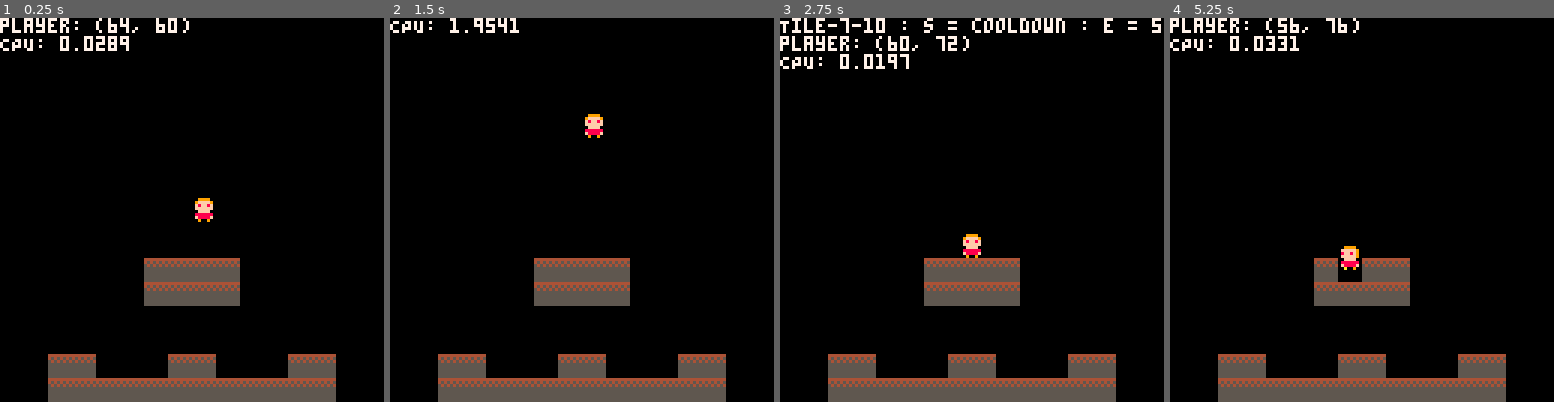
Above: before the commit, frames 1-4 (left to right).
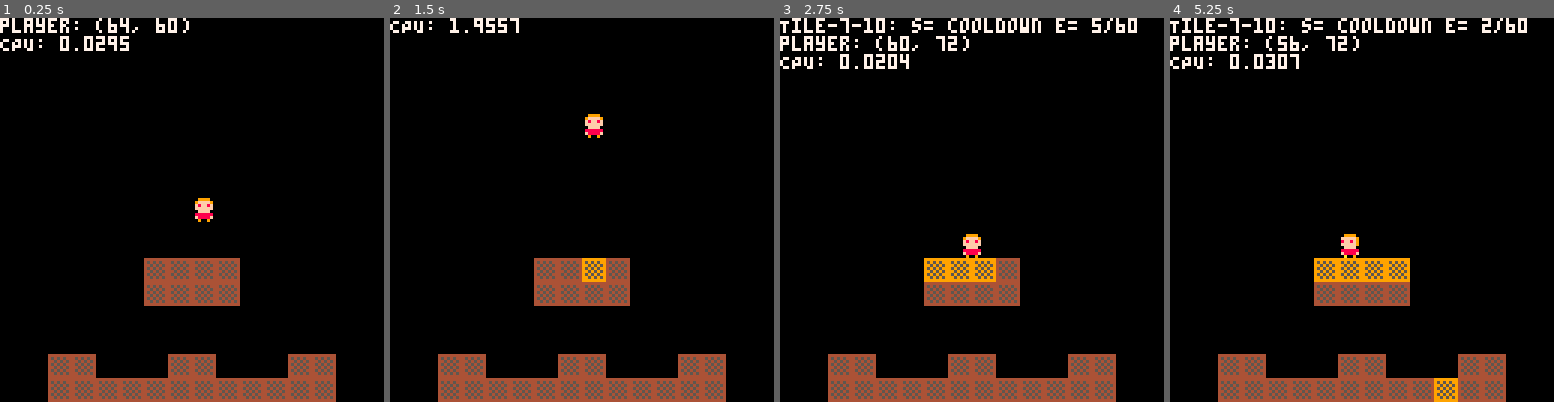
Above: after the commit, the same moments.

Repository: millwardesque/sizzle
Game: PICO-8 cartridge sizzle.p8
The game is run twice, just before and just after one commit, with the same random seed, the same clock (stepped at 60 frames per second) and the same inputs.
Inputs:
- Up to frame 1 (0.25 s): no input
- Up to frame 2 (1.5 s): tap O (Z key) at 0.33, 0.7, 1.43 s
- Up to frame 3 (2.75 s): hold Left 1.97-2.37 s; tap O (Z key) at 2.22 s; hold Down from 2.42 s (still down)
- Up to frame 4 (5.25 s): release Down at 2.82 s; hold Right 2.87-3.53 s; tap O (Z key) at 3.1, 3.98, 4.87 s; hold Up 3.58-4.08 s; hold Right 4.13-4.53 s; hold Down 4.58-5.08 s; hold Left from 5.13 s (still down)

The runs differ from the first frame. In frame 1, 4.8% of the frame differs, in the area x 12-88%, y 5-100%; in frame 2, 4.9%; in frame 3, 6.1%; in frame 4, 8.2%, in the area x 0-93%, y 0-100%.

Commit message:
Added warmup/cooldown UI.

Diff:
--- a/game.lua
+++ b/game.lua
@@ -208,26 +208,33 @@
 --
 -- Creates a timer for a single tile
 --
-function make_tile(name, cell_x, cell_y, max_duration)
+function make_tile(name, cell_x, cell_y, max_duration, cooldown_rate, warmup_rate)
 	local t = make_game_object(name, 0, 0)
 	t.state = 'idle'
 	t.elapsed = 0
 	t.max_duration = max_duration
+	t.cooldown_rate = cooldown_rate
+	t.warmup_rate = warmup_rate
 	t.cell_x = cell_x
 	t.cell_y = cell_y
+	t.sprites = {16, 17, 18}
 
 	t.update = function(self)
+		elapsed_changed = false
+
 		if self.state == 'idle' then
 			-- Do nothing.
 		elseif self.state == 'cooldown' then
-			self.elapsed -= 1
+			self.elapsed -= self.cooldown_rate
 
 			if self.elapsed <= 0 then
 				self.elapsed = 0
 				self.state = 'idle'
 			end
+
+			elapsed_changed = true
 		elseif self.state == 'warmup' then
-			self.elapsed += 1
+			self.elapsed += self.warmup_rate
 
 			if self.elapsed >= self.max_duration then
 				self.elapsed = self.max_duration
@@ -235,16 +242,28 @@
 			else
 				self.state = 'cooldown'	-- This can be changed to warmup next frame if the tile is activated again
 			end
+			elapsed_changed = true
 		elseif self.state == 'destroyed' then
 			-- @TODO Destroy tile
 		end
+
+		if elapsed_changed then
+			 if self.elapsed < 0.2 then
+			 	mset(self.cell_x, self.cell_y, self.sprites[1])
+			 elseif self.elapsed / self.max_duration > 0.6 then
+			 	mset(self.cell_x, self.cell_y, self.sprites[3])
+			 elseif self.elapsed / self.max_duration <= 0.6 then
+			 	mset(self.cell_x, self.cell_y, self.sprites[2])
+			 end
+		end
+
 	end
 
 	return t
 end
 
 function tile_str(tile)
-	return tile.name.." : s = "..tile.state.." : e = "..tile.elapsed
+	return tile.name..": s= "..tile.state.." e= "..tile.elapsed.."/"..tile.max_duration
 end
 
 --
@@ -254,7 +273,9 @@
 	tile_manager.tiles = {}
 	tile_manager.width = width
 	tile_manager.height = height
-	tile_manager.tile_timer_duration = 10
+	tile_manager.tile_timer_duration = 60
+	tile_manager.cooldown_rate = 0.5
+	tile_manager.warmup_rate = 1
 	tile_manager.active_tiles = {}
 
 	tile_manager.init = function(self)
@@ -266,7 +287,7 @@
 			add(self.tiles, {})
 			for y = 0, self.height - 1 do
 				if is_cell_collidable(x, y) then
-					add(self.tiles[x + 1], make_tile("Tile-"..x.."-"..y, x, y, self.tile_timer_duration))
+					add(self.tiles[x + 1], make_tile("Tile-"..x.."-"..y, x, y, self.tile_timer_duration, self.cooldown_rate, self.warmup_rate))
 					add(self.active_tiles, self.tiles[x + 1][y + 1])
 					add(g_state.scene, self.tiles[x + 1][y + 1])
 				else
--- a/sizzle.p8
+++ b/sizzle.p8
@@ -211,26 +211,33 @@
 --
 -- Creates a timer for a single tile
 --
-function make_tile(name, cell_x, cell_y, max_duration)
+function make_tile(name, cell_x, cell_y, max_duration, cooldown_rate, warmup_rate)
 	local t = make_game_object(name, 0, 0)
 	t.state = 'idle'
 	t.elapsed = 0
 	t.max_duration = max_duration
+	t.cooldown_rate = cooldown_rate
+	t.warmup_rate = warmup_rate
 	t.cell_x = cell_x
 	t.cell_y = cell_y
+	t.sprites = {16, 17, 18}
 
 	t.update = function(self)
+		elapsed_changed = false
+
 		if self.state == 'idle' then
 			-- Do nothing.
 		elseif self.state == 'cooldown' then
-			self.elapsed -= 1
+			self.elapsed -= self.cooldown_rate
 
 			if self.elapsed <= 0 then
 				self.elapsed = 0
 				self.state = 'idle'
 			end
+
+			elapsed_changed = true
 		elseif self.state == 'warmup' then
-			self.elapsed += 1
+			self.elapsed += self.warmup_rate
 
 			if self.elapsed >= self.max_duration then
 				self.elapsed = self.max_duration
@@ -238,16 +245,28 @@
 			else
 				self.state = 'cooldown'	-- This can be changed to warmup next frame if the tile is activated again
 			end
+			elapsed_changed = true
 		elseif self.state == 'destroyed' then
 			-- @TODO Destroy tile
 		end
+
+		if elapsed_changed then
+			 if self.elapsed < 0.2 then
+			 	mset(self.cell_x, self.cell_y, self.sprites[1])
+			 elseif self.elapsed / self.max_duration > 0.6 then
+			 	mset(self.cell_x, self.cell_y, self.sprites[3])
+			 elseif self.elapsed / self.max_duration <= 0.6 then
+			 	mset(self.cell_x, self.cell_y, self.sprites[2])
+			 end
+		end
+
 	end
 
 	return t
 end
 
 function tile_str(tile)
-	return tile.name.." : s = "..tile.state.." : e = "..tile.elapsed
+	return tile.name..": s= "..tile.state.." e= "..tile.elapsed.."/"..tile.max_duration
 end
 
 --
@@ -257,7 +276,9 @@
 	tile_manager.tiles = {}
 	tile_manager.width = width
 	tile_manager.height = height
-	tile_manager.tile_timer_duration = 10
+	tile_manager.tile_timer_duration = 60
+	tile_manager.cooldown_rate = 0.5
+	tile_manager.warmup_rate = 1
 	tile_manager.active_tiles = {}
 
 	tile_manager.init = function(self)
@@ -269,7 +290,7 @@
 			add(self.tiles, {})
 			for y = 0, self.height - 1 do
 				if is_cell_collidable(x, y) then
-					add(self.tiles[x + 1], make_tile("Tile-"..x.."-"..y, x, y, self.tile_timer_duration))
+					add(self.tiles[x + 1], make_tile("Tile-"..x.."-"..y, x, y, self.tile_timer_duration, self.cooldown_rate, self.warmup_rate))
 					add(self.active_tiles, self.tiles[x + 1][y + 1])
 					add(g_state.scene, self.tiles[x + 1][y + 1])
 				else
@@ -719,14 +740,14 @@
 00700700088888800888888008888880000000000000000000000000000000000000000000000000000000000000000000000000000000000000000000000000
 000000000f8888f00f8888f00f8888f0000000000000000000000000000000000000000000000000000000000000000000000000000000000000000000000000
 000000000090090000900a0000a00900000000000000000000000000000000000000000000000000000000000000000000000000000000000000000000000000
-44444444000000000000000000000000000000000000000000000000000000000000000000000000000000000000000000000000000000000000000000000000
-45454545000000000000000000000000000000000000000000000000000000000000000000000000000000000000000000000000000000000000000000000000
-54545454000000000000000000000000000000000000000000000000000000000000000000000000000000000000000000000000000000000000000000000000
-55555555000000000000000000000000000000000000000000000000000000000000000000000000000000000000000000000000000000000000000000000000
-55555555000000000000000000000000000000000000000000000000000000000000000000000000000000000000000000000000000000000000000000000000
-55555555000000000000000000000000000000000000000000000000000000000000000000000000000000000000000000000000000000000000000000000000
-55555555000000000000000000000000000000000000000000000000000000000000000000000000000000000000000000000000000000000000000000000000
-55555555000000000000000000000000000000000000000000000000000000000000000000000000000000000000000000000000000000000000000000000000
+4444444499999999aaaaaaaa00000000000000000000000000000000000000000000000000000000000000000000000000000000000000000000000000000000
+4545454495959599a5a5a5aa00000000000000000000000000000000000000000000000000000000000000000000000000000000000000000000000000000000
+4454545499595959aa5a5a5a00000000000000000000000000000000000000000000000000000000000000000000000000000000000000000000000000000000
+4545454495959599a5a5a5aa00000000000000000000000000000000000000000000000000000000000000000000000000000000000000000000000000000000
+4454545499595959aa5a5a5a00000000000000000000000000000000000000000000000000000000000000000000000000000000000000000000000000000000
+4545454495959599a5a5a5aa00000000000000000000000000000000000000000000000000000000000000000000000000000000000000000000000000000000
+4454545499595959aa5a5a5a00000000000000000000000000000000000000000000000000000000000000000000000000000000000000000000000000000000
+4444444499999999aaaaaaaa00000000000000000000000000000000000000000000000000000000000000000000000000000000000000000000000000000000
 00000000000000000000000000000000000000000000000000000000000000000000000000000000000000000000000000000000000000000000000000000000
 00000000000000000000000000000000000000000000000000000000000000000000000000000000000000000000000000000000000000000000000000000000
 00000000000000000000000000000000000000000000000000000000000000000000000000000000000000000000000000000000000000000000000000000000
@@ -841,7 +862,7 @@
 00000000000000000000000000000000000000000000000000000000000000000000000000000000000000000000000000000000000000000000000000000000
 
 __gff__
-0000000000000000000000000000000001000000000000000000000000000000000000000000000000000000000000000000000000000000000000000000000000000000000000000000000000000000000000000000000000000000000000000000000000000000000000000000000000000000000000000000000000000000
+0000000000000000000000000000000001010100000000000000000000000000000000000000000000000000000000000000000000000000000000000000000000000000000000000000000000000000000000000000000000000000000000000000000000000000000000000000000000000000000000000000000000000000
 0000000000000000000000000000000000000000000000000000000000000000000000000000000000000000000000000000000000000000000000000000000000000000000000000000000000000000000000000000000000000000000000000000000000000000000000000000000000000000000000000000000000000000
 __map__
 0000000000000000000000000000000000000000000000000000000000000000000000000000000000000000000000000000000000000000000000000000000000000000000000000000000000000000000000000000000000000000000000000000000000000000000000000000000000000000000000000000000000000000
